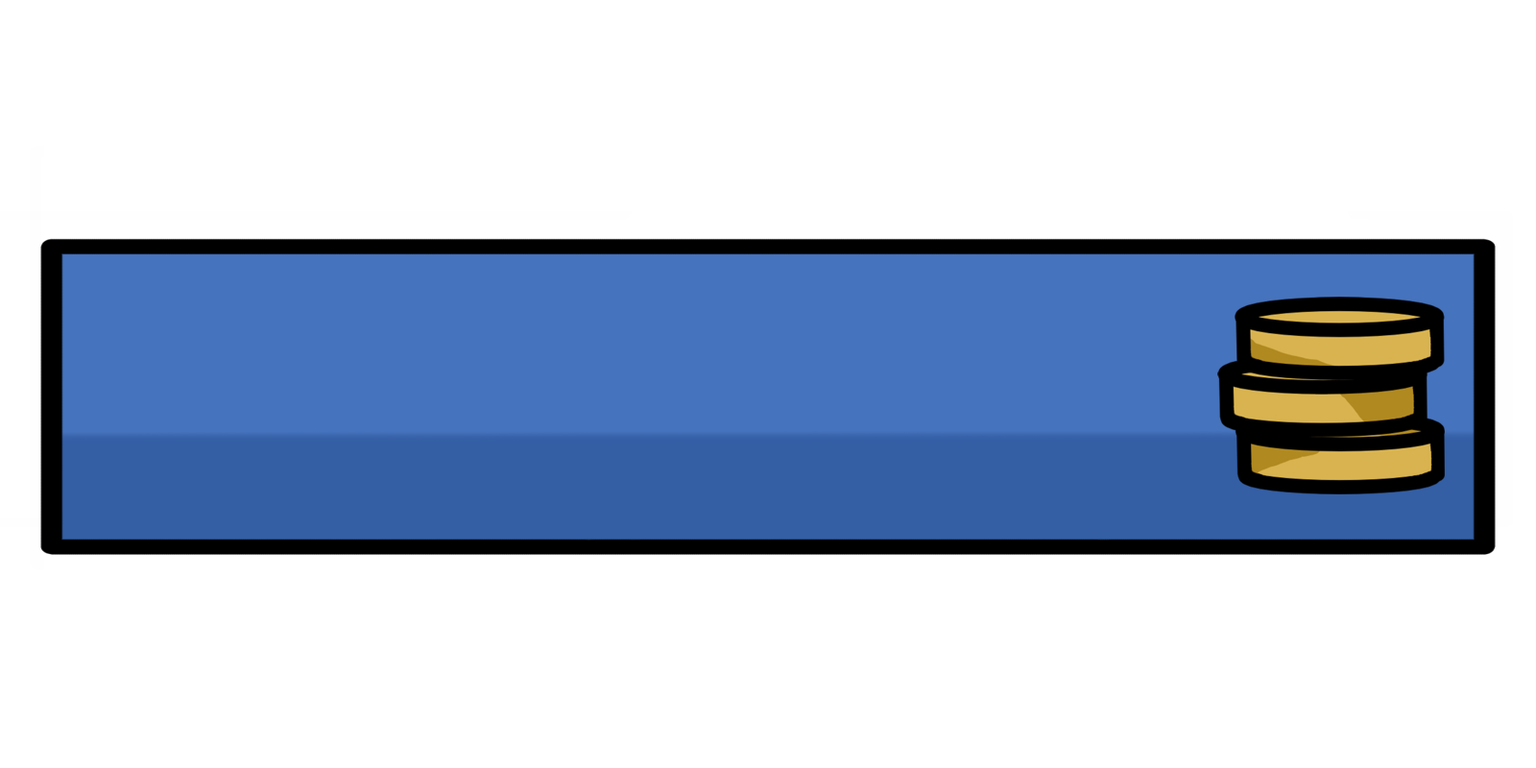
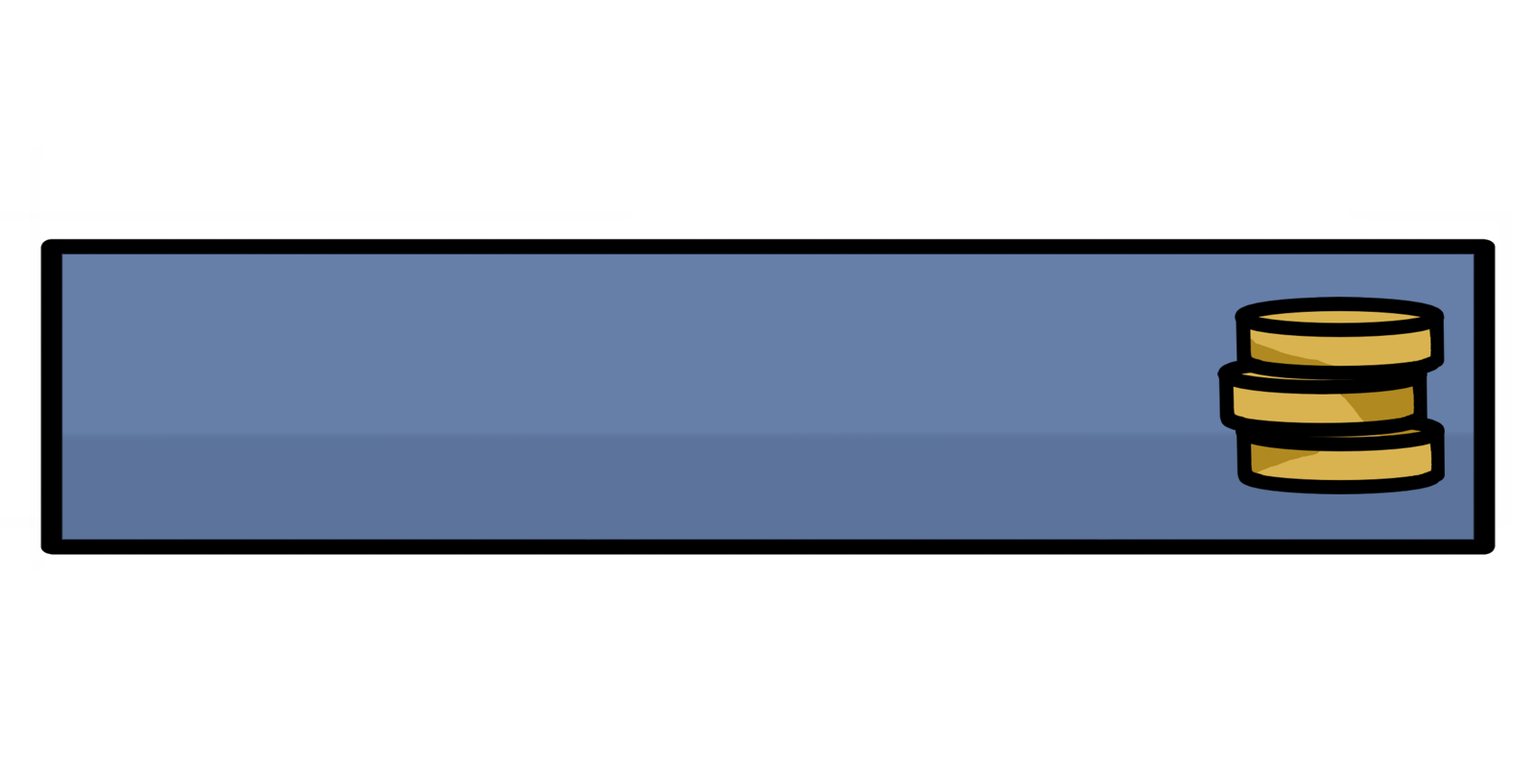
Two versions of the same layered image (1536 × 768). Layer-by-layer changes:
painted on "Paint Layer 2" over [61, 253, 1475, 541]
painted on "Paint Layer 3" over [61, 253, 1475, 541]
